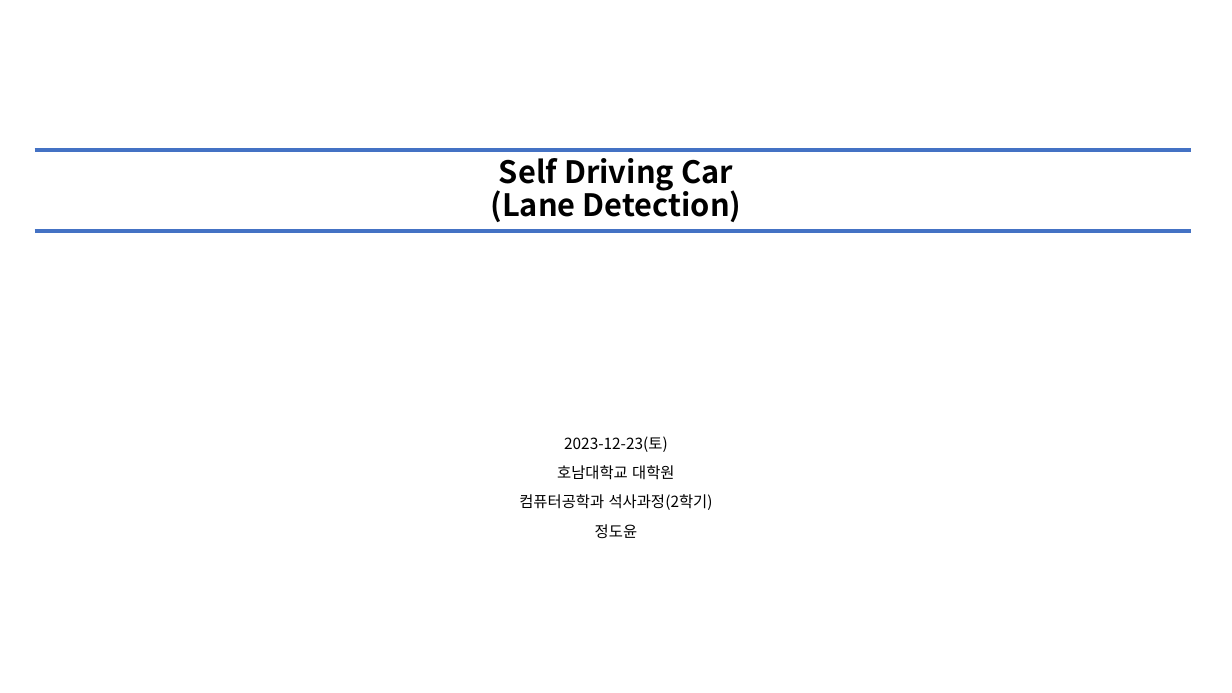
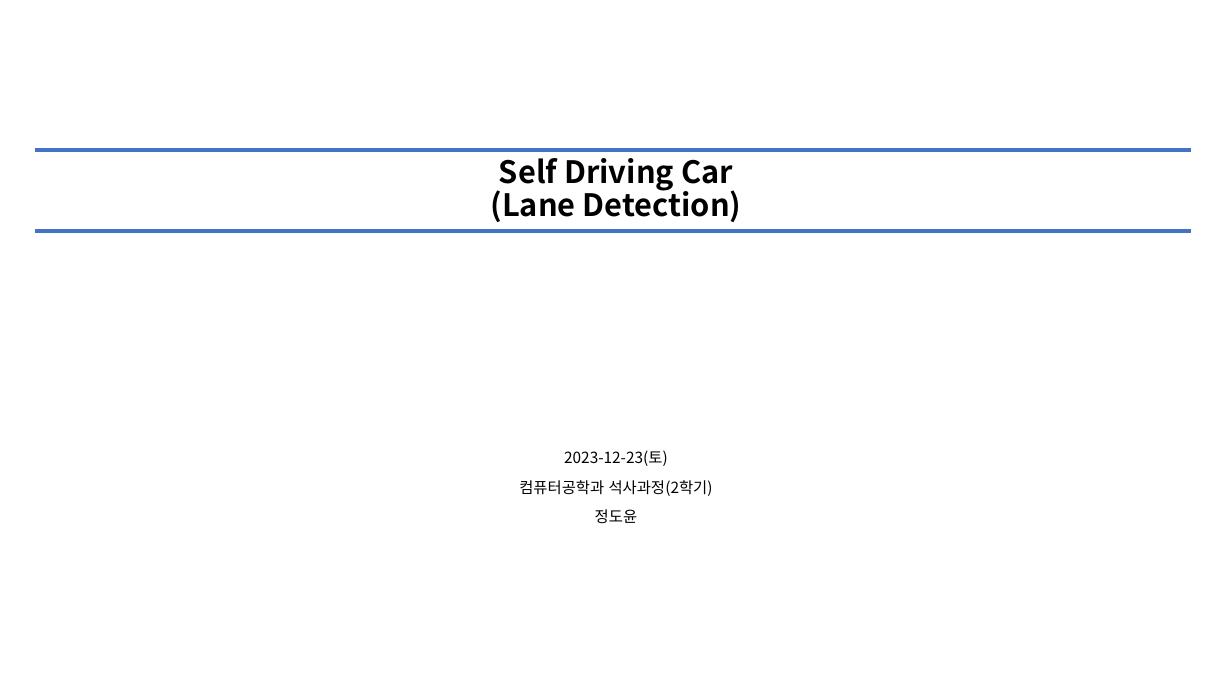
Before and after one commit to rabbitsun2/self_driving_car_lane_detection, a slide deck: slide 1 of 231223_readme.pptx. Drawn at 1232x693 pixels with LibreOffice and Linux fonts; fonts in the diff are those of the drawing. Boxes give left, top, right and bottom in pixels: in the first picture for what was removed or moved away, otherwise in the second. Text is boxed around its words. In the diff, an @@ line names an element or a change of style, - is before the commit and + after.

Commit message:
First Commit

```diff
--- a/231223_readme.pptx
+++ b/231223_readme.pptx
@@ subtitle at (557,465,674,480): paragraph removed @@
-호남대학교 대학원
```
